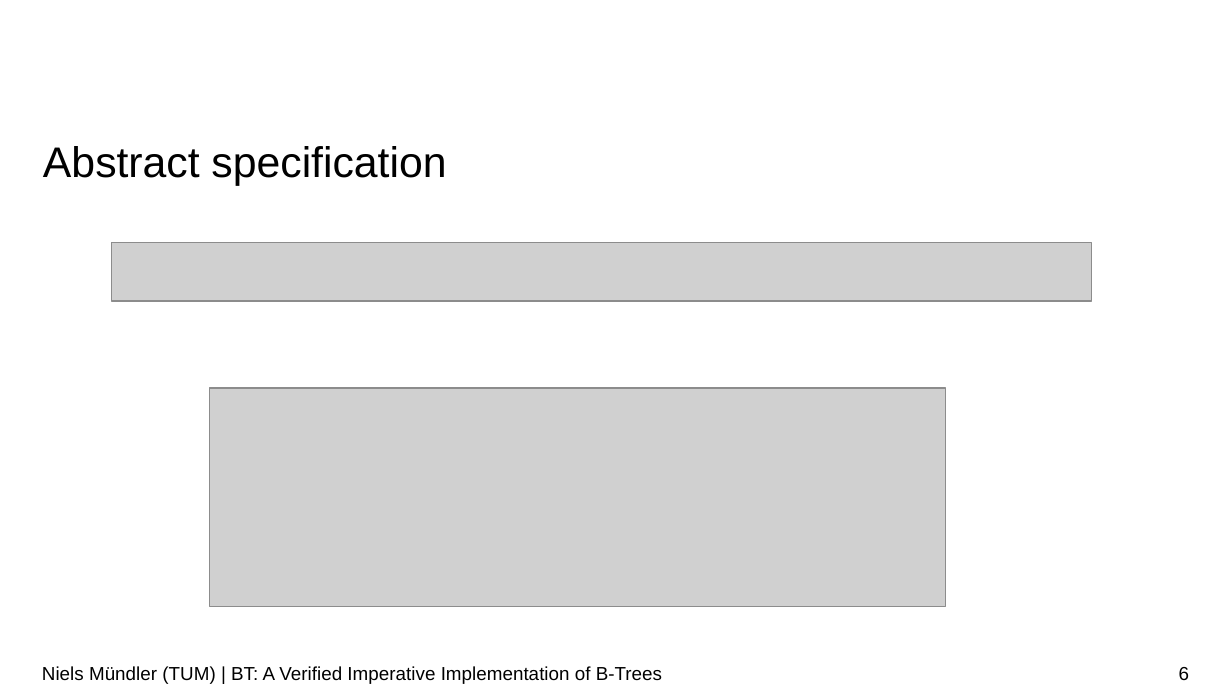
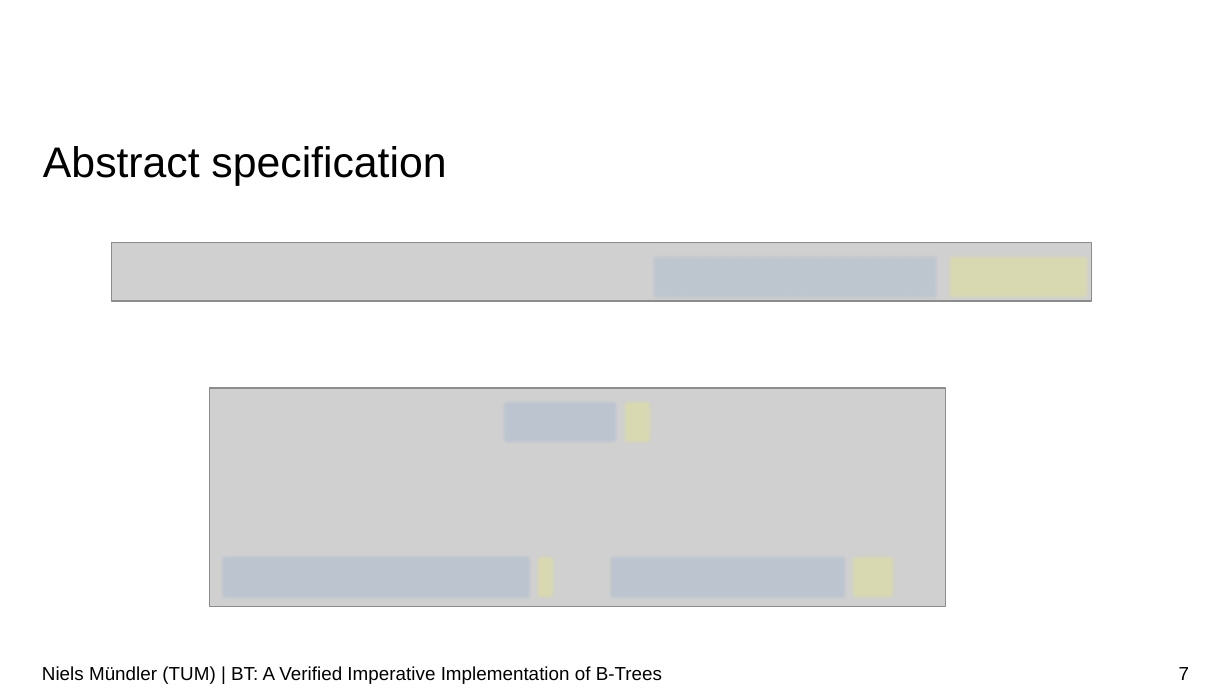
Before and after one commit to nielstron/btrees-thesis, a slide deck: slide 7 of colloqium.odp (slide 6 before the commit). Drawn at 1232x693 pixels with LibreOffice and Linux fonts; fonts in the diff are those of the drawing; grey boxes stand for pictures; background and template pictures are left out. Boxes give left, top, right and bottom in pixels: in the first picture for what was removed or moved away, otherwise in the second. Text is boxed around its words. In the diff, an @@ line names an element or a change of style, - is before the commit and + after.

```diff
--- a/colloqium.odp
+++ b/colloqium.odp
@@ rectangle added at [650, 253, 941, 301], fill #729FCF at 19% opacity @@
@@ rectangle added at [946, 253, 1092, 301], fill #FFFF38 at 20% opacity @@
@@ rectangle added at [500, 398, 621, 446], fill #729FCF at 20% opacity @@
@@ rectangle added at [621, 398, 655, 446], fill #FFFF38 at 20% opacity @@
@@ rectangle added at [218, 553, 533, 601], fill #729FCF at 20% opacity @@
@@ rectangle added at [533, 553, 558, 601], fill #FFFF38 at 20% opacity @@
@@ rectangle added at [606, 553, 849, 601], fill #729FCF at 20% opacity @@
@@ rectangle added at [849, 553, 897, 601], fill #FFFF38 at 20% opacity @@
@@ page number at [1179, 667, 1189, 680]: text changed @@
-6
+7
```
Also in this commit, not shown: 20 other slides changed, 5 slides added, 1 slide removed.
